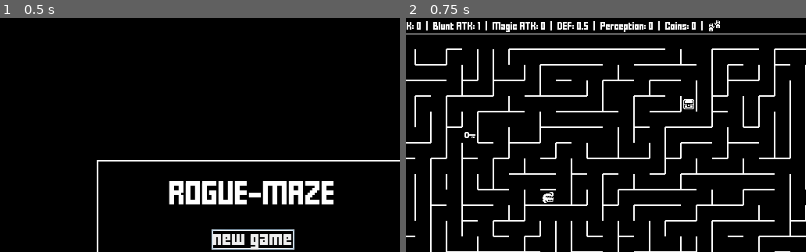
Above: before the commit, frames 1-2 (left to right).
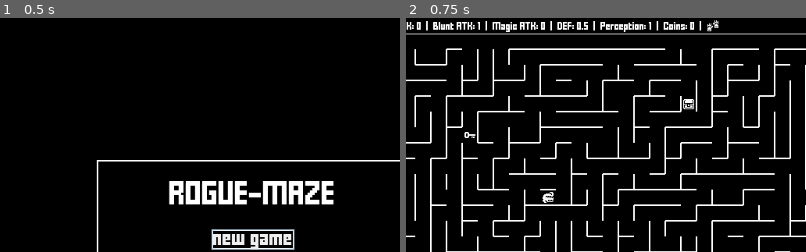
Above: after the commit, the same moments.

Repository: jGonzalezFernandez/rogue-maze
Game: Godot game, scene res://main/main.tscn
Same seed, same stepped clock (60 frames per second), same inputs: the game is played once before the commit and once after it.
Inputs:
- Up to frame 1 (0.5 s): no input
- Up to frame 2 (0.75 s): click "new game" at 0.5 s
The pictures show only the part of the screen within x 18-68%, y 0-50%; the shares and areas given below are measured in that part.

Frame 1 is identical in both runs. In frame 2, 0.4% of the frame differs, in the area x 60-79%, y 0-6%.

Commit message:
Painting and seller events added

Diff:
--- a/grid_elements/characters/player/player.gd
+++ b/grid_elements/characters/player/player.gd
@@ -19,7 +19,7 @@
 var blunt_atk = 2
 var magic_atk = 0
 var def = 1
-var perception = 0
+var perception = 1
 var coins = 0
 var dash_ability = false
 var teleport_ability = false
--- a/gui_elements/popup/event_popup.gd
+++ b/gui_elements/popup/event_popup.gd
@@ -1,32 +1,42 @@
 class_name EventPopup
 extends PopupExt
 
-enum EventName {BAD_LEVER, LOOSE_TILE, RED_FOUNTAIN, GOOD_LEVER, BLUE_FOUNTAIN}
+enum EventName {BAD_LEVER, LOOSE_TILE, RED_FOUNTAIN, GOOD_LEVER, BLUE_FOUNTAIN, PAINTING, SELLER}
 
-const BAD_LEVER_INTRO_MESSAGE = "You notice a lever on the wall hidden in the shadows.\nIt has a small circle engraved on it.\nDo you move the lever?"
+const BAD_LEVER_INTRO_MSG = "You notice a lever on the wall hidden in the shadows.\nIt has a small circle engraved on it.\nDo you move the lever?"
 const BAD_LEVER_HINT = "\nPERCEPTION: in fact, the circle looks like some kind of skull."
-const BAD_LEVER_RESULT_MESSAGE = "It was a trap!\nA secret trapdoor opens in the ceiling and a stone falls on your head.\nYour life is reduced to half a heart."
+const BAD_LEVER_RESULT_MSG = "It was a trap!\nA secret trapdoor opens in the ceiling and a stone falls on your head.\nYour life is reduced to half a heart."
 
-const LOOSE_TILE_INTRO_MESSAGE = "You notice a loose tile in the corner of the hallway that looks like a switch.\nUnder normal circumstances you would think it's a trap, but it's strange that it's not right in the middle of the path.\nDo you press it?"
+const LOOSE_TILE_INTRO_MSG = "You notice a loose tile in the corner of the hallway that looks like a switch.\nUnder normal circumstances you would think it's a trap, but it's strange that it's not right in the middle of the path.\nDo you press it?"
 const LOOSE_TILE_HINT = "\nPERCEPTION: the floor sounds hollow in this area."
-const LOOSE_TILE_RESULT_MESSAGE = "The floor opens and you fall to the next level!\nYour life is reduced to half a heart."
+const LOOSE_TILE_RESULT_MSG = "The floor opens and you fall to the next level!\nYour life is reduced to half a heart."
 
-const RED_FOUNTAIN_INTRO_MESSAGE = "You come across a fountain, its water glowing with a faint, unnatural red light.\nAn inscription reads: \"Immerse an object to give it power\".\nDo you give it a try?"
+const RED_FOUNTAIN_INTRO_MSG = "You come across a fountain, its water glowing with a faint, unnatural red light.\nAn inscription reads: \"Immerse an object to give it power\".\nDo you give it a try?"
 const RED_FOUNTAIN_HINT = "\nPERCEPTION: even in the depths of this dungeon, it seems strange to you that there is no trace of life around a water source."
-const RED_FOUNTAIN_RESULT_MESSAGE = "You don't want to risk losing something essential for survival, so you start by dipping your old, but trusty, gauntlets. They're ruined!\nDEF -0.5"
+const RED_FOUNTAIN_RESULT_MSG = "You don't want to risk losing something essential for survival, so you start by dipping your old, but trusty, gauntlets.\nThey're ruined! DEF -0.5"
 
-const GOOD_LEVER_INTRO_MESSAGE = "You notice a lever on the wall hidden in the shadows.\nIt has a small X engraved on it.\nDo you move the lever?"
+const GOOD_LEVER_INTRO_MSG = "You notice a lever on the wall hidden in the shadows.\nIt has a small X engraved on it.\nDo you move the lever?"
 const GOOD_LEVER_HINT = "\nPERCEPTION: in fact, the X looks like a crossed fork and knife."
-const GOOD_LEVER_RESULT_MESSAGE = "A secret compartment opens in the wall. Under the light of a candelabra, the most wonderful food awaits you. What a delicious surprise!\nYou feel better than ever, and you regain all your life plus an extra heart."
+const GOOD_LEVER_RESULT_MSG = "A secret compartment opens in the wall. Under the light of a candelabra, the most wonderful food awaits you. What a delicious surprise!\nYou feel better than ever, and you regain all your life plus an extra heart."
 
-const BLUE_FOUNTAIN_INTRO_MESSAGE = "You come across a fountain, its water glowing with a faint, unnatural blue light.\nAn inscription reads: \"Immerse an object to give it power\".\nDo you give it a try?"
+const BLUE_FOUNTAIN_INTRO_MSG = "You come across a fountain, its water glowing with a faint, unnatural blue light.\nAn inscription reads: \"Immerse an object to give it power\".\nDo you give it a try?"
 const BLUE_FOUNTAIN_HINT = "\nPERCEPTION: silver flowers grow beside the water."
-const BLUE_FOUNTAIN_RESULT_MESSAGE = "You don't want to risk losing something essential for survival, so you start by dipping your old, but trusty, gauntlets. They've been enchanted!\nMagic ATK +0.5"
+const BLUE_FOUNTAIN_RESULT_MSG = "You don't want to risk losing something essential for survival, so you start by dipping your old, but trusty, gauntlets.\nThey've been enchanted! Magic ATK +0.5\nAfter that, the water loses its shine."
+
+const PAINTING_INTRO_MSG = "You find a dusty cloth that seems to be hiding something human-sized.\nDo you remove it to see what's underneath?"
+const PAINTING_HINT = "\nPERCEPTION: you feel an evil aura."
+const PAINTING_RESULT_MSG = "After removing the fabric, you discover a picture stand with an old painting of yourself, but no face.\nThis vision deeply disturbs you. Perception -1"
+
+const SELLER_INTRO_MSG = "You meet a small, suspicious-looking humanoid.\nHe says: \"I'll sell you the helmet I found for %s gold coins\".\nHe doesn't seem to be carrying the item with him, but perhaps it is hidden somewhere.\nDo you give him the coins you have?"
+const SELLER_HINT = "\nPERCEPTION: you notice that he has looked out of the corner of his eye at some vines."
+const SELLER_RESULT_MSG = "The little humanoid takes the money and moves some vines, revealing a hole in the wall, from which he pulls out the helmet.\nAfter giving it to you, he says: \"No refunds!\"."
+const SELLER_RESULT_MSG_ALT = "You don't have enough money to make the purchase!"
 
 var event_name: int
-var intro_message: String
+var success: bool
+var intro_msg: String
 var hint: String
-var result_message: String
+var result_msg: String
 
 var player: Player
 var menu_popup: MenuPopup
@@ -35,29 +45,43 @@
 var no_button: Button
 var continue_button: Button
 
-func _init(event_name: int, player: Player, menu_popup: MenuPopup, main: ColorRect).(main) -> void:
+func _init(event_name: int, player: Player, menu_popup: MenuPopup, main: ColorRect, success: bool = true, intro_placeholders_content: Array = []).(main) -> void:
 	self.event_name = event_name
-	match event_name:
-		EventName.BAD_LEVER:
-			self.intro_message = BAD_LEVER_INTRO_MESSAGE
+	self.success = success
+
+	match [event_name, success]:
+		[EventName.BAD_LEVER, _]:
+			self.intro_msg = BAD_LEVER_INTRO_MSG % intro_placeholders_content
 			self.hint = BAD_LEVER_HINT
-			self.result_message = BAD_LEVER_RESULT_MESSAGE
-		EventName.LOOSE_TILE:
-			self.intro_message = LOOSE_TILE_INTRO_MESSAGE
+			self.result_msg = BAD_LEVER_RESULT_MSG
+		[EventName.LOOSE_TILE, _]:
+			self.intro_msg = LOOSE_TILE_INTRO_MSG % intro_placeholders_content
 			self.hint = LOOSE_TILE_HINT
-			self.result_message = LOOSE_TILE_RESULT_MESSAGE
-		EventName.RED_FOUNTAIN:
-			self.intro_message = RED_FOUNTAIN_INTRO_MESSAGE
+			self.result_msg = LOOSE_TILE_RESULT_MSG
+		[EventName.RED_FOUNTAIN, _]:
+			self.intro_msg = RED_FOUNTAIN_INTRO_MSG % intro_placeholders_content
 			self.hint = RED_FOUNTAIN_HINT
-			self.result_message = RED_FOUNTAIN_RESULT_MESSAGE
-		EventName.GOOD_LEVER:
-			self.intro_message = GOOD_LEVER_INTRO_MESSAGE
+			self.result_msg = RED_FOUNTAIN_RESULT_MSG
+		[EventName.GOOD_LEVER, _]:
+			self.intro_msg = GOOD_LEVER_INTRO_MSG % intro_placeholders_content
 			self.hint = GOOD_LEVER_HINT
-			self.result_message = GOOD_LEVER_RESULT_MESSAGE
-		EventName.BLUE_FOUNTAIN:
-			self.intro_message = BLUE_FOUNTAIN_INTRO_MESSAGE
+			self.result_msg = GOOD_LEVER_RESULT_MSG
+		[EventName.BLUE_FOUNTAIN, _]:
+			self.intro_msg = BLUE_FOUNTAIN_INTRO_MSG % intro_placeholders_content
 			self.hint = BLUE_FOUNTAIN_HINT
-			self.result_message = BLUE_FOUNTAIN_RESULT_MESSAGE
+			self.result_msg = BLUE_FOUNTAIN_RESULT_MSG
+		[EventName.PAINTING, _]:
+			self.intro_msg = PAINTING_INTRO_MSG % intro_placeholders_content
+			self.hint = PAINTING_HINT
+			self.result_msg = PAINTING_RESULT_MSG
+		[EventName.SELLER, true]:
+			self.intro_msg = SELLER_INTRO_MSG % intro_placeholders_content
+			self.hint = SELLER_HINT
+			self.result_msg = SELLER_RESULT_MSG
+		[EventName.SELLER, false]:
+			self.intro_msg = SELLER_INTRO_MSG % intro_placeholders_content
+			self.hint = SELLER_HINT
+			self.result_msg = SELLER_RESULT_MSG_ALT
 
 	self.player = player
 	self.menu_popup = menu_popup
@@ -67,8 +91,8 @@
 	menu_popup.set_process_input(false)
 	get_tree().paused = true
 
-	var full_message = intro_message
-	if player.perception > 0:
+	var full_message = intro_msg
+	if player.perception > 1:
 		full_message += hint
 	message.text = full_message
 	message.theme = small_font_theme
@@ -99,6 +123,6 @@
 func on_yes_button_pressed() -> void:
 	yes_button.hide()
 	no_button.hide()
-	message.text = result_message
+	message.text = result_msg
 	continue_button.show()
 	continue_button.grab_focus()
--- /dev/null
+++ b/gui_elements/status_bar/items/helmet/helmet.gd
@@ -0,0 +1,8 @@
+class_name Helmet
+extends Item
+
+const HELMET_TEXTURE_PATH = ResourcePath.ITEMS + "/helmet/helmet.png"
+const HELMET_TEXTURE = preload(HELMET_TEXTURE_PATH)
+
+func _init().(HELMET_TEXTURE) -> void:
+	pass
--- a/main/main.gd
+++ b/main/main.gd
@@ -1,6 +1,7 @@
 extends ColorRect
 
 const STARTING_POSITION = Maze.BOTTOM_LEFT_CORNER
+const HELMET_PRICE = 4
 const MAX_MINOR_ENEMIES_PER_LEVEL = 9
 
 const BACKGROUND_COLOR = Color.black
@@ -41,6 +42,7 @@
 var bomb_bag: BombBag
 var first_events: Array
 var second_events: Array
+var third_events: Array
 
 func _ready() -> void:
 #	randomize()
@@ -80,6 +82,7 @@
 
 	first_events = [EventPopup.EventName.BAD_LEVER, EventPopup.EventName.LOOSE_TILE, EventPopup.EventName.RED_FOUNTAIN]
 	second_events = [EventPopup.EventName.GOOD_LEVER, EventPopup.EventName.BLUE_FOUNTAIN]
+	third_events = [EventPopup.EventName.PAINTING, EventPopup.EventName.SELLER]
 
 func add_enemy(enemy: Enemy) -> void:
 	add_child(enemy)
@@ -146,16 +149,14 @@
 			maze = Maze.new(GenerationAlgorithm.RECURSIVE_BACKTRACKER)
 			canvas_modulate.color = Color.gray
 			add_enemy(Shadow.new(maze.random_center_position(), player, maze, self))
-			add_element(Coin.new(maze.random_top_right_position(), self))
-			add_element(Coin.new(maze.random_center_left_position(), self))
+			add_element(Event.new(maze.random_top_right_position(), self))
+			add_element(Event.new(maze.random_center_left_position(), self))
 			add_element(Coin.new(maze.random_center_right_position(), self))
 		_:
 			maze = Maze.new(GenerationAlgorithm.RECURSIVE_BACKTRACKER)
 			canvas_modulate.color = Color(0.1, 0.1, 0.1, 1)
 			add_enemy(EvilTwin.new(maze.random_center_position(), player, maze, self))
 #			add_element(Event.new(maze.random_top_right_position(), self))
-			add_element(Coin.new(maze.random_center_left_position(), self))
-			add_element(Coin.new(maze.random_center_right_position(), self))
 	add_child(maze)
 
 	add_element(Treasure.new(maze.random_top_center_position(), self))
@@ -201,6 +202,7 @@
 		third_items.clear()
 		first_events.clear()
 		second_events.clear()
+		third_events.clear()
 	else:
 		# We want the allies to follow the Player to the next level, so we don't delete
 		# them to continue their treatment later (in the update_allies() function).
@@ -317,7 +319,7 @@
 				player_status_bar.inventory.add_child(bomb_bag)
 				player.bomb_ability = true
 	else:
-		player.coins += 7
+		player.coins += HELMET_PRICE
 	player_status_bar.stats_label.text = player.get_stats()
 	remove(treasure)
 
@@ -376,10 +378,19 @@
 func on_event_area_entered(_area, event: Event) -> void:
 	var event_popup: EventPopup
 
-	if !first_events.empty() and level_number < 4:
+	if level_number < 4 and !first_events.empty():
 		event_popup = EventPopup.new(Utils.pop_random_elem(first_events), player, menu_popup, self)
-	elif !second_events.empty() and level_number < 7:
+	elif level_number < 6 and !second_events.empty():
 		event_popup = EventPopup.new(Utils.pop_random_elem(second_events), player, menu_popup, self)
+	elif level_number == 6 and !third_events.empty():
+		match Utils.pop_random_elem(third_events):
+			EventPopup.EventName.SELLER:
+				if player.coins >= HELMET_PRICE:
+					event_popup = EventPopup.new(EventPopup.EventName.SELLER, player, menu_popup, self, true, [player.coins])
+				else:
+					event_popup = EventPopup.new(EventPopup.EventName.SELLER, player, menu_popup, self, false, [HELMET_PRICE])
+			var event_name:
+					event_popup = EventPopup.new(event_name, player, menu_popup, self)
 
 	gui_layer.add_child(event_popup)
 	event_popup.popup_centered()
@@ -389,19 +400,27 @@
 	menu_popup.set_process_input(true)
 	get_tree().paused = false
 
-	match event_popup.event_name:
-		EventPopup.EventName.BAD_LEVER:
+	match [event_popup.event_name, event_popup.success]:
+		[EventPopup.EventName.BAD_LEVER, _]:
 			set_player_health(1)
-		EventPopup.EventName.LOOSE_TILE:
+		[EventPopup.EventName.LOOSE_TILE, _]:
 			set_player_health(1)
 			call_deferred("next_level")
-		EventPopup.EventName.RED_FOUNTAIN:
+		[EventPopup.EventName.RED_FOUNTAIN, _]:
 			player.def -= 1
 			player_status_bar.stats_label.text = player.get_stats()
-		EventPopup.EventName.GOOD_LEVER:
+		[EventPopup.EventName.GOOD_LEVER, _]:
 			add_heart_container(player.max_health + 2)
-		EventPopup.EventName.BLUE_FOUNTAIN:
+		[EventPopup.EventName.BLUE_FOUNTAIN, _]:
 			player.magic_atk += 1
 			player_status_bar.stats_label.text = player.get_stats()
+		[EventPopup.EventName.PAINTING, _]:
+			player.perception -= 1
+			player_status_bar.stats_label.text = player.get_stats()
+		[EventPopup.EventName.SELLER, true]:
+			player.coins = 0
+			player_status_bar.inventory.add_child(Helmet.new())
+			player.def += 1
+			player_status_bar.stats_label.text = player.get_stats()
 
 	remove(event_popup)
--- a/project.godot
+++ b/project.godot
@@ -173,6 +173,11 @@
 "class": "Heart",
 "language": "GDScript",
 "path": "res://gui_elements/status_bar/items/heart/heart.gd"
+}, {
+"base": "Item",
+"class": "Helmet",
+"language": "GDScript",
+"path": "res://gui_elements/status_bar/items/helmet/helmet.gd"
 }, {
 "base": "IncorporealEnemy",
 "class": "HumanGhost",
@@ -368,6 +373,7 @@
 "GridElement": "",
 "Ham": "",
 "Heart": "",
+"Helmet": "",
 "HumanGhost": "",
 "ImmobileEnemy": "",
 "IncorporealEnemy": "",
Binary file added: gui_elements/status_bar/items/helmet/helmet.png
Not shown, added: gui_elements/status_bar/items/helmet/helmet.png.import
